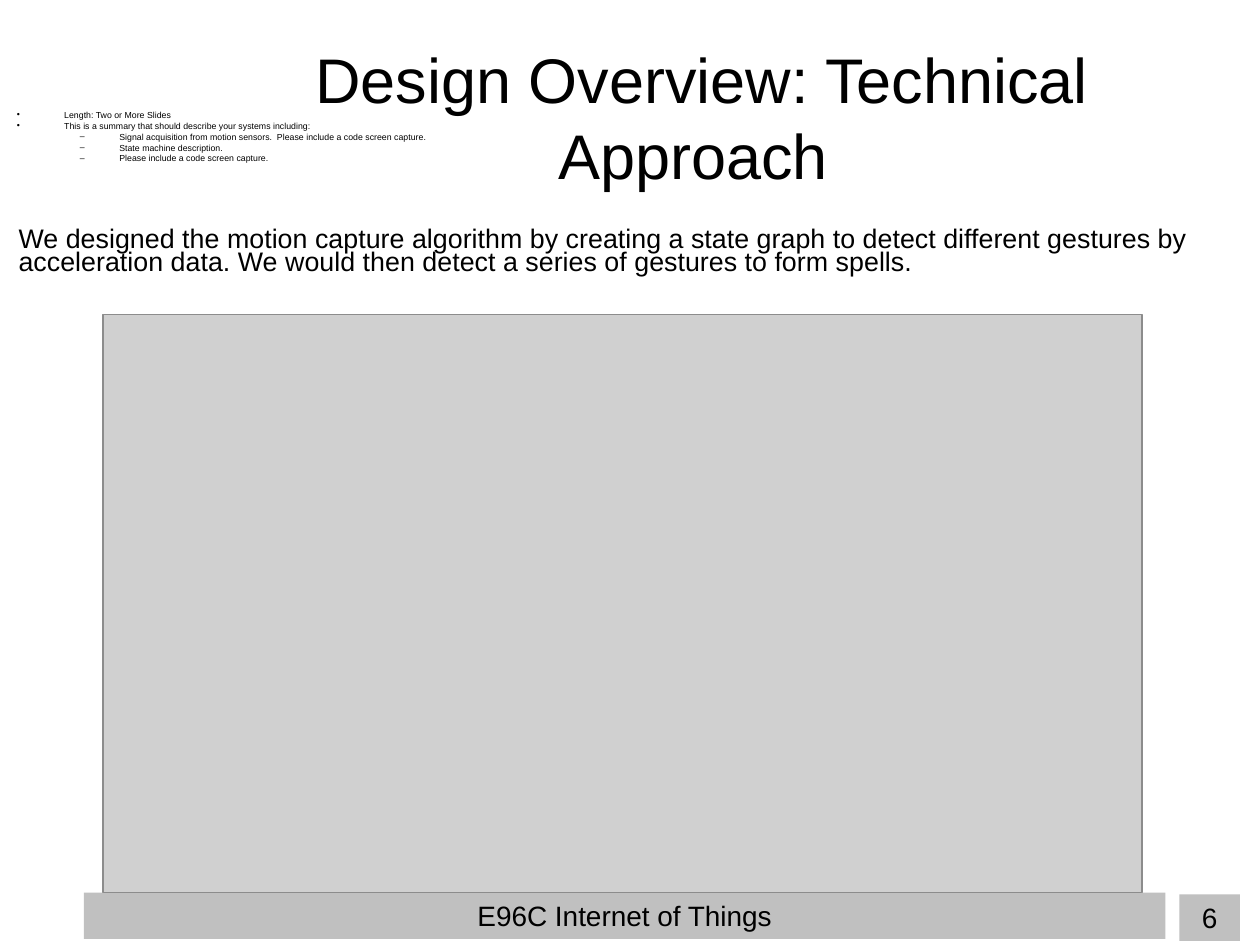
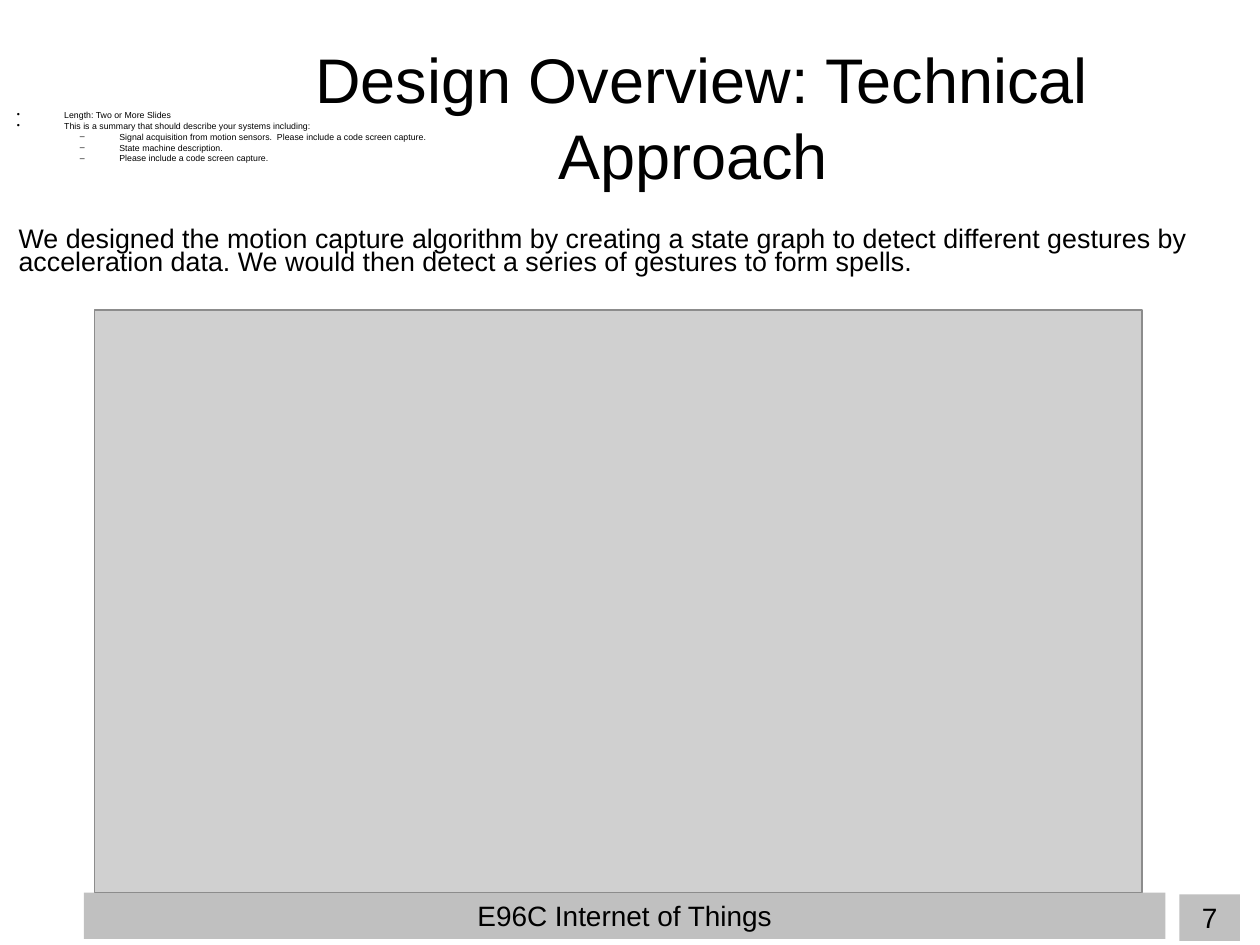
Before and after one commit to TheFearlessMagicians/wizdgetWand, a slide deck: slide 7 of wilson_hanif_varun_E96_presentation.ppt (slide 6 before the commit). Drawn at 1260x945 pixels with LibreOffice and Linux fonts; fonts in the diff are those of the drawing; grey boxes stand for pictures; background and template pictures are left out. Boxes give left, top, right and bottom in pixels: in the first picture for what was removed or moved away, otherwise in the second. Text is boxed around its words. In the diff, an @@ line names an element or a change of style, - is before the commit and + after.

```diff
--- a/wilson_hanif_varun_E96_presentation.ppt
+++ b/wilson_hanif_varun_E96_presentation.ppt
@@ picture: place and size @@
-picture at <box>103,315,1143,892</box>
+picture at <box>94,310,1142,892</box>
@@ page number at <box>1202,908,1218,928</box>: text changed @@
-6
+7
```
Also in this commit, not shown: 3 other slides changed, 1 slide added.
